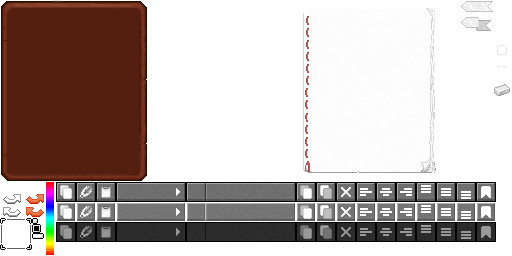
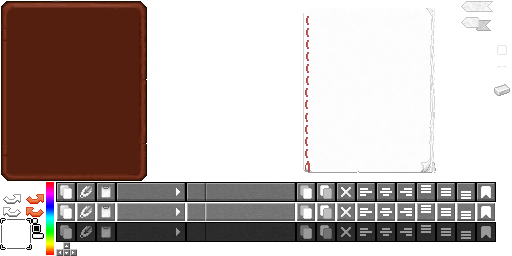
Layer changes from the first 512×256 image to the second:
added layer "Слой 51" above "Слой 53" over [59, 245, 74, 254]
added layer "Слой 53" (60%) above "Слой 54" over [56, 242, 77, 256]
added layer "Слой 54" (35%) above "Слой 50" over [56, 242, 77, 256]
added layer "Слой 52" above "Слой 48 копия 2" over [56, 242, 77, 256]
